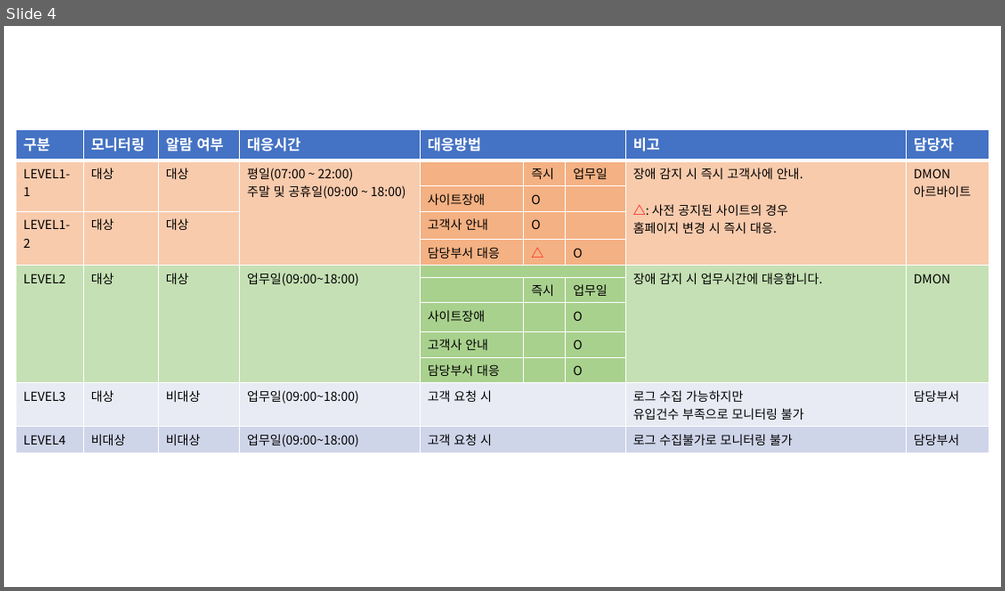
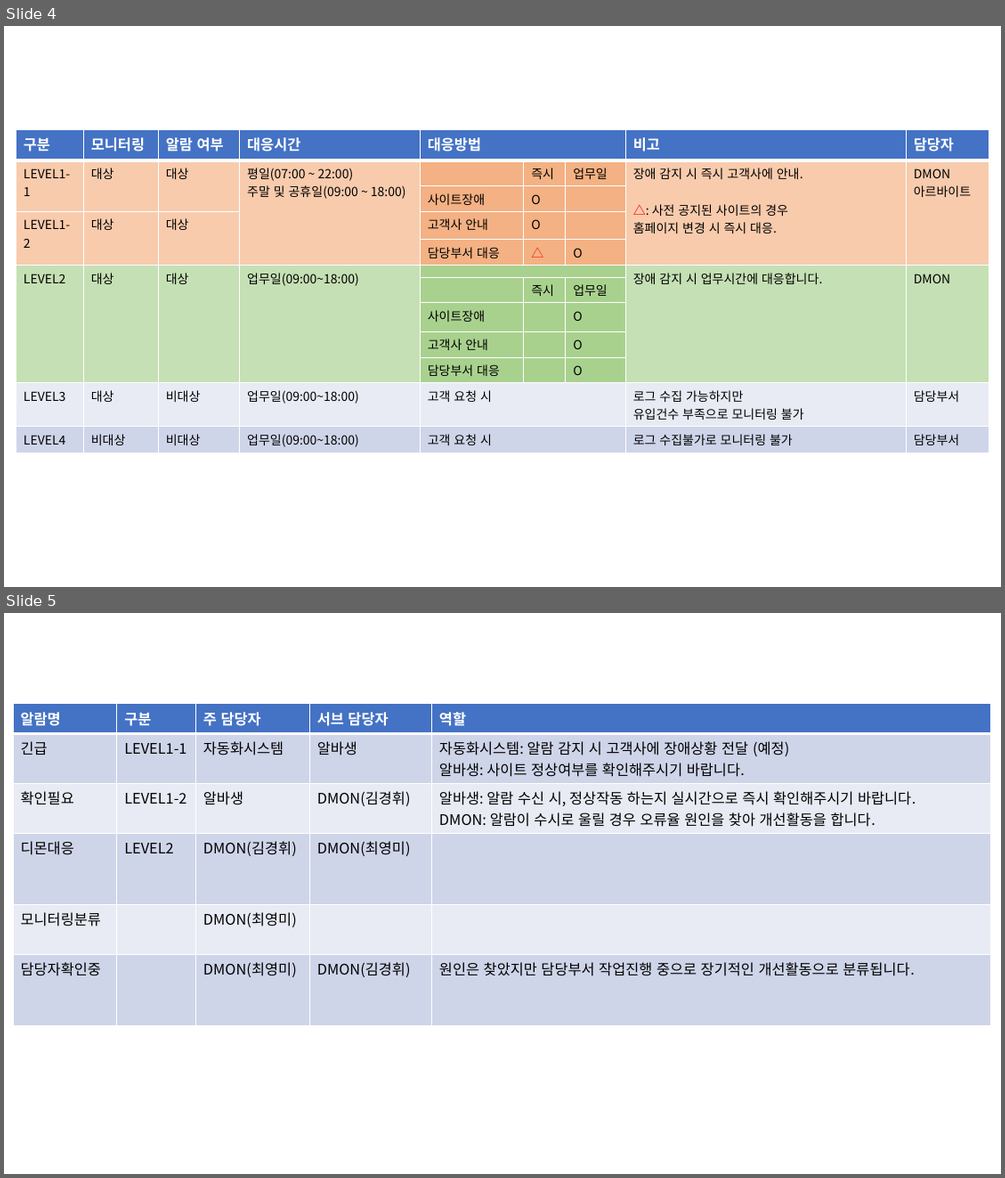
Before and after one commit to kwicmanual/kwicmanual.github.io, a slide deck: 매뉴얼.pptx. Shown one above the other, each under a label of ours: slide 4 before the commit, slides 4 and 5 after it. The pictures are 1005x591 and 1005x1178 pixels, drawn with LibreOffice and Linux fonts; fonts in the diff are those of the drawing. Boxes give left, top, right and bottom in pixels: in the first picture for what was removed or moved away, otherwise in the second. Text is boxed around its words. In the diff, an @@ line names an element or a change of style, - is before the commit and + after.

```diff
--- a/매뉴얼.pptx
+++ b/매뉴얼.pptx
@@ slide 5 added at (x1=4, y1=613, x2=1001, y2=1174), background #FFFFFF @@
@@ table added at (x1=13, y1=704, x2=991, y2=981), 6 rows, 5 columns @@
+알람명 | 구분 | 주 담당자 | 서브 담당자 | 역할
+긴급 | LEVEL1-1 | 자동화시스템 | 알바생 | 자동화시스템: 알람 감지 시 고객사에 장애상황 전달 (예정) / 알바생: 사이트 정상여부를 확인해주시기 바랍니다.
+확인필요 | LEVEL1-2 | 알바생 | DMON(김경휘) | 알바생: 알람 수신 시, 정상작동 하는지 실시간으로 즉시 확인해주시기 바랍니다. / DMON: 알람이 수시로 울릴 경우 오류율 원인을 찾아 개선활동을 합니다.
+디몬대응 | LEVEL2 | DMON(김경휘) | DMON(최영미) | 
+모니터링분류 |  | DMON(최영미) |  | 
+담당자확인중 |  | DMON(최영미) | DMON(김경휘) | 원인은 찾았지만 담당부서 작업진행 중으로 장기적인 개선활동으로 분류됩니다.
```
Also in this commit, not shown: 1 slide removed, 2 other files.
